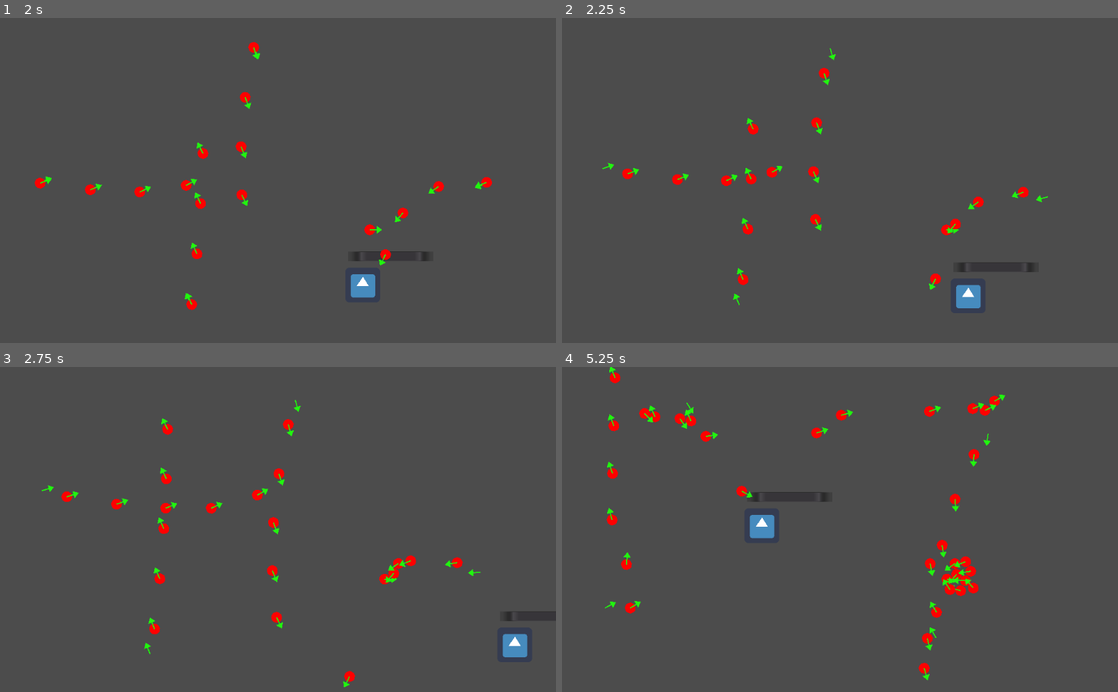
Above: before the commit, frames 1-4 (two rows, left to right).
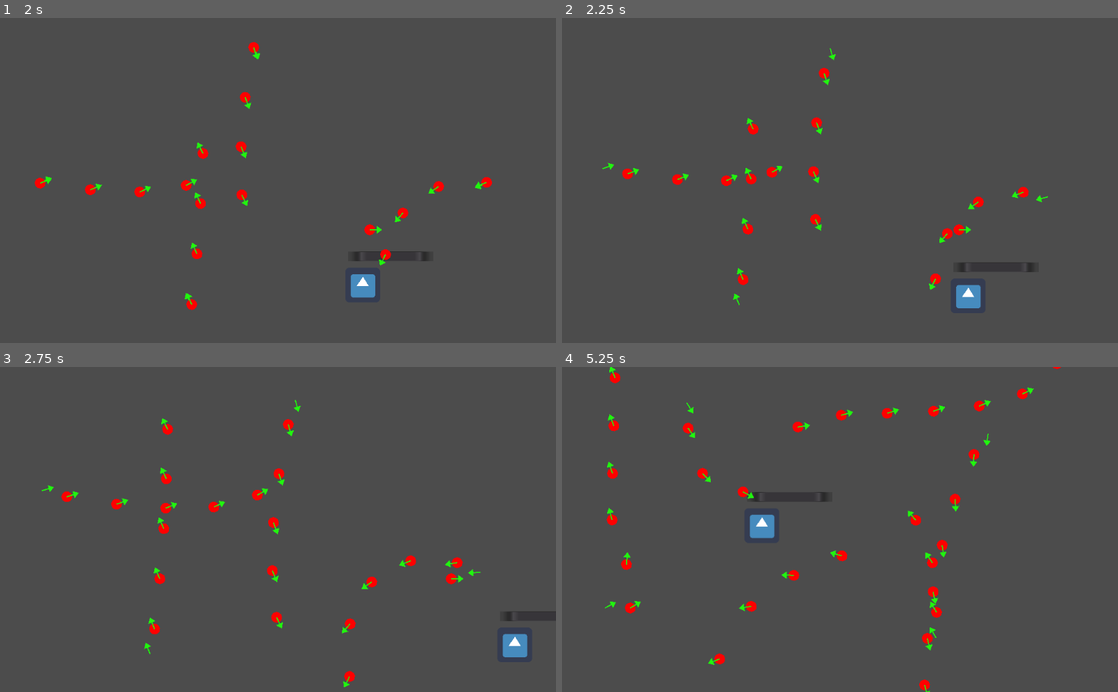
Above: after the commit, the same moments.

Repository: PRFNTX/wejammin
Game: Godot game, scene res://TestScene.tscn
Two runs of this game, one before a commit and one after it. Both use one fixed random seed, a clock stepped at 60 frames per second and the inputs below. The project has no main scene, so this scene is started directly. The engine's default icon, where the game draws it, is replaced by a stand-in: a white triangle on a blue panel in a dark square.
Inputs:
- Up to frame 1 (2 s): tap Enter at 0.5 s; hold D (move_right) 0.53-1.28 s; hold S (move_down) from 1.28 s (still down)
- Up to frame 2 (2.25 s): release S (move_down) at 2.03 s; hold D (move_right) from 2.03 s (still down)
- Up to frame 3 (2.75 s): keep holding D (move_right)
- Up to frame 4 (5.25 s): release D (move_right) at 2.78 s; hold W (move_up) 2.78-3.53 s; hold A (move_left) 3.53-5.03 s; hold S (move_down) from 5.03 s (still down)

Frame 1 is identical in both runs. In frame 2, 0.2% of the frame differs, in the area x 67-74%, y 61-70%; in frame 3, 0.4%; in frame 4, 2.2%, in the area x 13-90%, y 0-100%.

Commit message:
healthbar stuff

Diff:
--- a/ProjectGameJam/PlayerNode.tscn
+++ b/ProjectGameJam/PlayerNode.tscn
@@ -6,6 +6,8 @@
 [sub_resource type="CircleShape2D" id=1]
 
 [node name="PlayerNode" type="KinematicBody2D"]
+collision_layer = 3
+collision_mask = 3
 script = ExtResource( 1 )
 
 [node name="Sprite" type="Sprite" parent="."]
@@ -20,3 +22,5 @@
 margin_right = -23.0
 margin_bottom = -48.0
 rect_scale = Vector2( 39.28, 1.32 )
+step = 1.0
+value = 50.0
--- a/ProjectGameJam/Projectile.gd
+++ b/ProjectGameJam/Projectile.gd
@@ -18,3 +18,4 @@
 		var name = collision.collider.name
 		if collision.collider.has_method("hit_by_projectile"):
 			collision.collider.call("hit_by_projectile", type)
+			self.queue_free()
--- a/ProjectGameJam/Projectile.tscn
+++ b/ProjectGameJam/Projectile.tscn
@@ -7,10 +7,12 @@
 [sub_resource type="CircleShape2D" id=1]
 
 [node name="Projectile" type="KinematicBody2D"]
+collision_layer = 2
 script = ExtResource( 1 )
 
 [node name="CollisionShape2D" type="CollisionShape2D" parent="."]
 shape = SubResource( 1 )
+one_way_collision = true
 
 [node name="Sprite" type="Polygon2D" parent="."]
 color = Color( 0.870588, 0.223529, 0.223529, 1 )
--- a/ProjectGameJam/TestScene.tscn
+++ b/ProjectGameJam/TestScene.tscn
@@ -40,5 +40,4 @@
 
 [node name="Projectile" parent="." instance=ExtResource( 2 )]
 position = Vector2( 281, 391 )
-collision_layer = 2
 direction = 0.0
